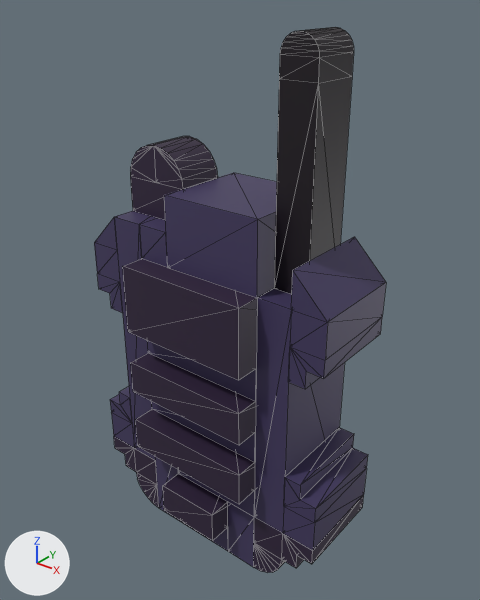
Renders of the glTF model Player/Radio/Radio.glb from each side of a commit.
Both versions are drawn from a 50 mm camera at (10.77, -13.02, 8.99) aimed at (0.14, 0.27, 0.75). Arrows for +X, +Y and +Z are at lower left; the lights stay in place. Mesh edges are drawn as thin lines. Vertices at the same position are counted once.

Objects in the first picture: 'generated(Clone)'.
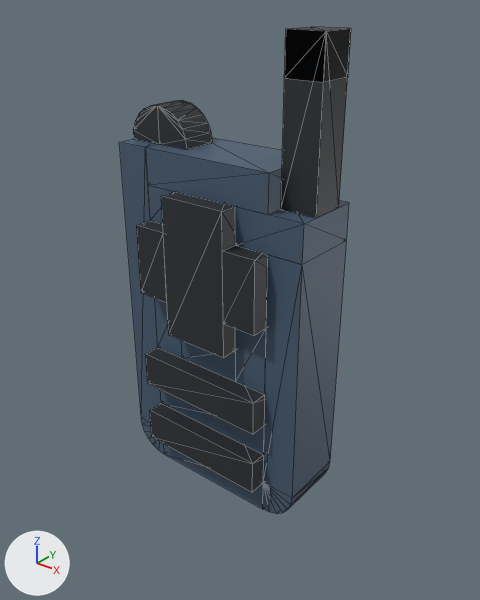
Commit message: radio fixes

Diff of the bpy script that builds the scene:
```diff
--- a/Player/Radio/Radio.glb.py
+++ b/Player/Radio/Radio.glb.py
@@ img_radio_v2 @@
+img_radio_v2 = load_image('Radio v2', '_unpacked/Radio_v2', 8, 8, 'sRGB')
@@ mat_radio_v2 @@
+mat_radio_v2 = bpy.data.materials.new('Radio v2')
+# uses the picture img_radio_v2
@@ me_instance @@
 # used by ob_generated_clone; location = (0.0, 0.0, 0.0)
-me_instance.from_pydata(...)  # 262 vertices, 568 faces; spans x -4.0..4.0, y -2.1..2.1, z -7.0..8.0
-me_instance.materials.append(mat_radio)
+me_instance.from_pydata(...)  # 178 vertices, 338 faces; spans x -3.5..3.0, y -1.5..1.5, z -5.0..8.0
+# me_instance part 1: a new loose piece, a torus around y (ring radius 0.8, tube radius 0.6) spanning x -3.0..-1.0, y -0.5..0.5, z 5.0..6.0, in mat_radio_v2
+# me_instance part 2: a new loose piece, a box spanning x -1.0..1.0, y -1.5..1.5, z 0.0..4.0, in mat_radio_v2
+# me_instance part 3: a new loose piece, a box spanning x -2.0..-1.0, y -1.5..1.5, z 1.0..3.0, in mat_radio_v2
+# me_instance part 4: a new loose piece, a box spanning x 1.0..2.0, y -1.5..1.5, z 1.0..3.0, in mat_radio_v2
+# me_instance part 5: the loose piece of 8 vertices spanning x -2.0..2.0, y -1.4..1.4, z -1.0..0.0 is moved by (0.0, 0.0, -1.0), in mat_radio_v2
+# me_instance part 6: a new loose piece, a box spanning x -2.0..2.0, y -1.0..1.0, z -3.0..-2.0, in mat_radio_v2
+# me_instance part 7: the loose piece of 8 vertices spanning x -2.0..2.0, y -1.4..1.4, z -3.0..-2.0 is moved by (0.0, 0.0, -1.0), in mat_radio_v2
+# me_instance part 8: the loose piece of 148 vertices spanning x -4.0..4.0, y -1.4..1.4, z -7.0..4.0 is rebuilt with 58 vertices and now spans x -3.0..3.0, y -1.0..1.0, z -5.0..5.0, in mat_radio_v2
+# me_instance part 9: the loose piece of 34 vertices spanning x 2.0..3.0, y -0.7..0.7, z 2.0..8.0 is rebuilt with 12 vertices and now spans x 2.0..3.0, y -0.5..0.5, z 4.0..8.0, in mat_radio_v2
+# me_instance part 10: a new loose piece of 20 vertices spanning x -2.0..2.0, y -1.0..1.0, z -1.0..1.0, in mat_radio_v2
+# me_instance part 11: the loose piece of 32 vertices spanning x -3.0..-1.0, y -0.7..0.7, z 3.0..5.0 is deleted
+# me_instance part 12: the loose piece of 8 vertices spanning x -2.0..2.0, y -2.1..2.1, z -4.0..-3.0 is deleted
+# me_instance part 13: the loose piece of 8 vertices spanning x -1.0..1.0, y -2.1..2.1, z -6.0..-5.0 is deleted
+# me_instance part 14
+# 16 vertices are removed from x -2.0..2.0, y -2.1..2.1, z -2.0..2.0
+# 24 faces are deleted
+# 6 vertices are added at (-3.5, -0.5, 1.0), (-3.5, -0.5, 2.0), (-3.5, 0.5, 2.0), (-3.5, 0.5, 1.0), (-3.5, -0.5, 0.0), (-3.5, 0.5, 0.0)
+# 6 new vertices lie (0.5, 0.0, 0.0) away from vertices in x -3.5, y -0.5..0.5, z 0.0..2.0
+# 24 new faces join them
+me_instance.materials.append(mat_radio_v2)
```

What differs and where, as boxes (x1, y1, x2, y2) in the pictures (480 x 600 px; the box of a moved part takes in the faces that stretch with it):
'generated(Clone)', reshaped (20% narrower, 11% shorter): before (94, 27, 386, 573); after (119, 27, 351, 514)
part 1 of me_instance, added (black): after (133, 100, 212, 149)
part 2 of me_instance, added (black): after (161, 192, 236, 358)
part 3 of me_instance, added (black): after (137, 221, 167, 302)
part 4 of me_instance, added (black): after (222, 245, 268, 336)
part 5 of me_instance, moved or reshaped: before (147, 340, 256, 401); after (146, 348, 265, 434)
part 6 of me_instance, added (blue): after (160, 389, 264, 455)
part 7 of me_instance, moved or reshaped: before (152, 401, 255, 462); after (150, 403, 264, 492)
part 8 of me_instance, rebuilt (21% narrower): before (94, 173, 386, 573); after (119, 137, 349, 514)
part 9 of me_instance, rebuilt (12% narrower, 28% shorter): before (274, 27, 354, 294); after (281, 27, 351, 218)
part 10 of me_instance, added (blue): after (155, 298, 266, 394)
part 11 of me_instance, deleted: before (130, 136, 218, 220)
part 12 of me_instance, deleted (black): before (136, 409, 255, 504)
part 13 of me_instance, deleted (black): before (163, 474, 228, 541)
part 14 of me_instance, moved or reshaped (not visible afterwards): before (123, 259, 257, 445)
